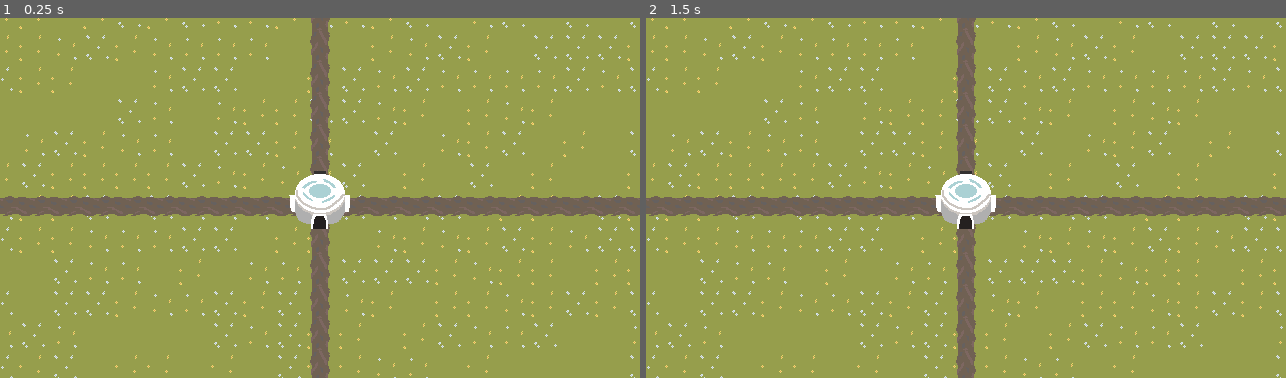
Above: before the commit, frames 1-2 (left to right).
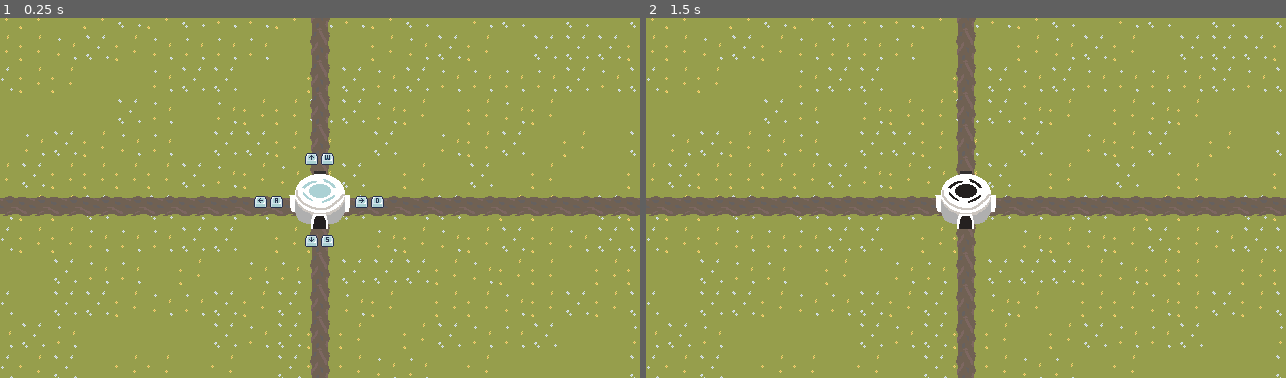
Above: after the commit, the same moments.

Repository: SimplyXtra/Cissa-Game-Jam
Game: Godot game, scene res://Scenes/Level/Level.tscn
The game is run twice, just before and just after one commit, with the same random seed, the same clock (stepped at 60 frames per second) and the same inputs.
Inputs:
- Up to frame 1 (0.25 s): no input
- Up to frame 2 (1.5 s): tap Enter at 0.5 s; hold D (right) 0.53-1.28 s; tap Space (interact) at 0.6, 1.25, 1.35 s; hold S (down) from 1.28 s (still down)

The runs differ from the first frame. In frame 1, 0.5% of the frame differs, in the area x 39-60%, y 37-64%; in frame 2, 0.2%.

Commit message:
Keys for tutorial later?

Diff:
--- a/Scenes/Objects/base.gd
+++ b/Scenes/Objects/base.gd
@@ -1,5 +1,23 @@
 extends Area2D
+var is_player_in_base:bool = true
+var player:PackedScene = preload("res://Scenes/Player/pilot.tscn")
 signal damage(dmg)
+
+func _process(delta):
+	if Input.is_action_just_pressed("interact"):
+		is_player_in_base = not is_player_in_base
+		if is_player_in_base:
+			player_enter_base()
+		else:
+			player_exit_base()
+
+func player_enter_base():
+	$UI.visible = true
+	$Sprite2D.frame = 1
+
+func player_exit_base():
+	$UI.visible = false
+	$Sprite2D.frame = 0
 
 func _on_body_entered(body):
 	damage.emit(999)
--- a/Scenes/Objects/base.tscn
+++ b/Scenes/Objects/base.tscn
@@ -1,10 +1,23 @@
-[gd_scene load_steps=4 format=3 uid="uid://1a5cikfffrik"]
+[gd_scene load_steps=9 format=3 uid="uid://1a5cikfffrik"]
 
 [ext_resource type="Script" path="res://Scenes/Objects/base.gd" id="1_3sqqk"]
 [ext_resource type="Texture2D" uid="uid://07kbjj0uokc7" path="res://Graphics/Tileset.png" id="1_jlkxa"]
+[ext_resource type="PackedScene" uid="uid://dpxpqs07vj63q" path="res://Scenes/UI/keys.tscn" id="3_oyyi2"]
 
 [sub_resource type="CircleShape2D" id="CircleShape2D_v64cf"]
 radius = 30.0
+
+[sub_resource type="RectangleShape2D" id="RectangleShape2D_vqkst"]
+size = Vector2(20, 7)
+
+[sub_resource type="RectangleShape2D" id="RectangleShape2D_75exo"]
+size = Vector2(20, 4)
+
+[sub_resource type="RectangleShape2D" id="RectangleShape2D_88ygi"]
+size = Vector2(5.5, 16)
+
+[sub_resource type="RectangleShape2D" id="RectangleShape2D_p4me1"]
+size = Vector2(5, 16)
 
 [node name="Base" type="Area2D"]
 collision_layer = 4
@@ -22,4 +35,54 @@
 position = Vector2(0, 1)
 shape = SubResource("CircleShape2D_v64cf")
 
+[node name="UI" type="Node2D" parent="."]
+
+[node name="Keys" parent="UI" instance=ExtResource("3_oyyi2")]
+position = Vector2(0, -39)
+
+[node name="Keys2" parent="UI" instance=ExtResource("3_oyyi2")]
+position = Vector2(0, 43)
+frame = 2
+
+[node name="Keys3" parent="UI" instance=ExtResource("3_oyyi2")]
+position = Vector2(50, 4)
+frame = 3
+
+[node name="Keys4" parent="UI" instance=ExtResource("3_oyyi2")]
+position = Vector2(-51, 4)
+frame = 1
+
+[node name="PlayerSpawnLocations" type="Node2D" parent="."]
+
+[node name="North" type="Marker2D" parent="PlayerSpawnLocations"]
+position = Vector2(0, -35)
+
+[node name="East" type="Marker2D" parent="PlayerSpawnLocations"]
+position = Vector2(36, 6)
+
+[node name="South" type="Marker2D" parent="PlayerSpawnLocations"]
+position = Vector2(0, 38)
+
+[node name="West" type="Marker2D" parent="PlayerSpawnLocations"]
+position = Vector2(-40, 4)
+
+[node name="PlayerEnterLocations" type="Area2D" parent="."]
+collision_layer = 0
+
+[node name="South" type="CollisionShape2D" parent="PlayerEnterLocations"]
+position = Vector2(0, 20)
+shape = SubResource("RectangleShape2D_vqkst")
+
+[node name="North" type="CollisionShape2D" parent="PlayerEnterLocations"]
+position = Vector2(0, -21)
+shape = SubResource("RectangleShape2D_75exo")
+
+[node name="East" type="CollisionShape2D" parent="PlayerEnterLocations"]
+position = Vector2(26, 5)
+shape = SubResource("RectangleShape2D_88ygi")
+
+[node name="West" type="CollisionShape2D" parent="PlayerEnterLocations"]
+position = Vector2(-26, 4)
+shape = SubResource("RectangleShape2D_p4me1")
+
 [connection signal="body_entered" from="." to="." method="_on_body_entered"]
--- /dev/null
+++ b/Scenes/UI/keys.tscn
@@ -0,0 +1,7 @@
+[gd_scene load_steps=2 format=3 uid="uid://dpxpqs07vj63q"]
+
+[ext_resource type="Texture2D" uid="uid://7cq3sxvu0i8s" path="res://Graphics/Keys.png" id="1_oo1sm"]
+
+[node name="Keys" type="Sprite2D"]
+texture = ExtResource("1_oo1sm")
+hframes = 5
Binary file changed: Graphics/Keyboard Letters and Symbols.png
Not shown, added: Graphics/Keyboard Letters and Symbols.png.import
Binary file added: Graphics/Keys.png
Not shown, added: Graphics/Keys.png.import
